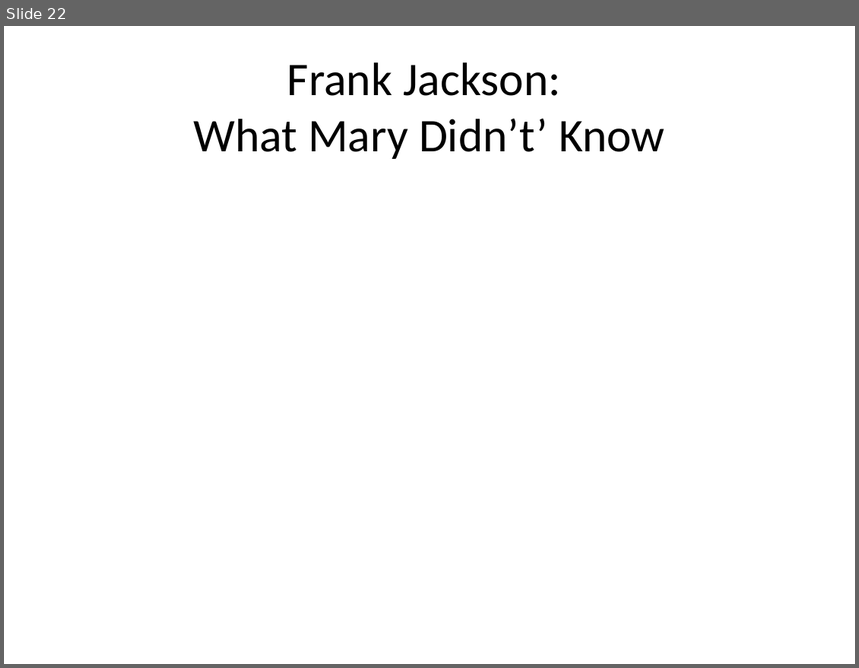
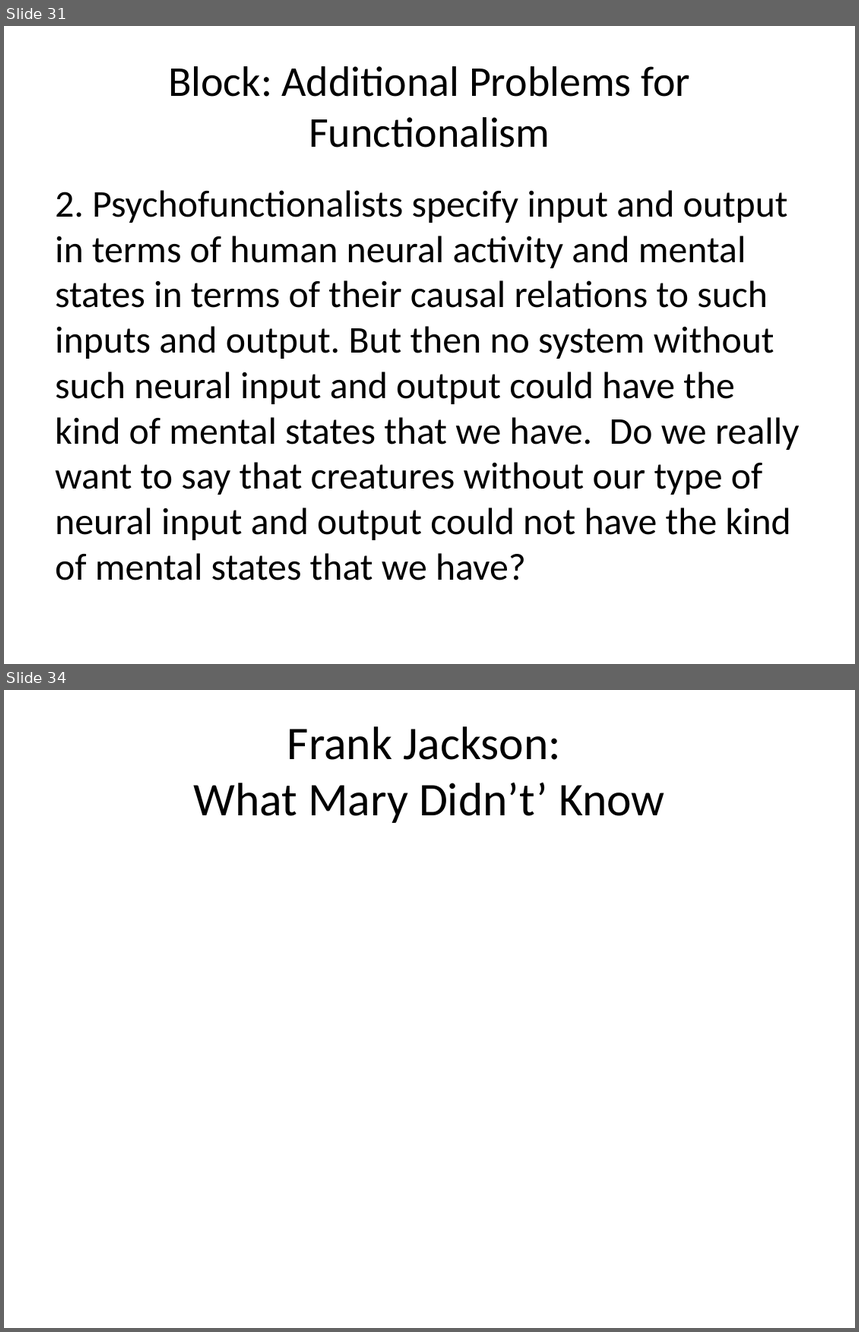
Before and after one commit to Ediblelnk/Kutztown-MSC, a slide deck: PHI241-philosophy-of-the-mind/lecture-slides/Maslin Chapter 5 Functionalism.pptx. Shown one above the other, each under a label of ours: slide 22 before the commit, slides 31 and 34 after it; the slides between them are not shown. The pictures are 859x668 and 859x1332 pixels, drawn with LibreOffice and Linux fonts; fonts in the diff are those of the drawing. Boxes give left, top, right and bottom in pixels: in the first picture for what was removed or moved away, otherwise in the second. Text is boxed around its words. In the diff, an @@ line names an element or a change of style, - is before the commit and + after.

```diff
--- a/PHI241-philosophy-of-the-mind/lecture-slides/Maslin Chapter 5 Functionalism.pptx
+++ b/PHI241-philosophy-of-the-mind/lecture-slides/Maslin Chapter 5 Functionalism.pptx
@@ slide 31 added at (x1=4, y1=26, x2=855, y2=664), background #FFFFFF @@
@@ title added at (x1=168, y1=66, x2=690, y2=148), 36 pt, text #000000 @@
+Block: Additional Problems for Functionalism
@@ text added at (x1=55, y1=190, x2=800, y2=581), 32 pt, text #000000 @@
+2. Psychofunctionalists specify input and output in terms of human neural activity and mental states in terms of their causal relations to such inputs and output. But then no system without such neural input and output could have the kind of mental states that we have. Do we really want to say that creatures without our type of neural input and output could not have the kind of mental states that we have?
@@ what was slide 22 is now slide 34 @@
```
Also in this commit, not shown: 4 slides changed, 11 other slides added, 1 other file.
